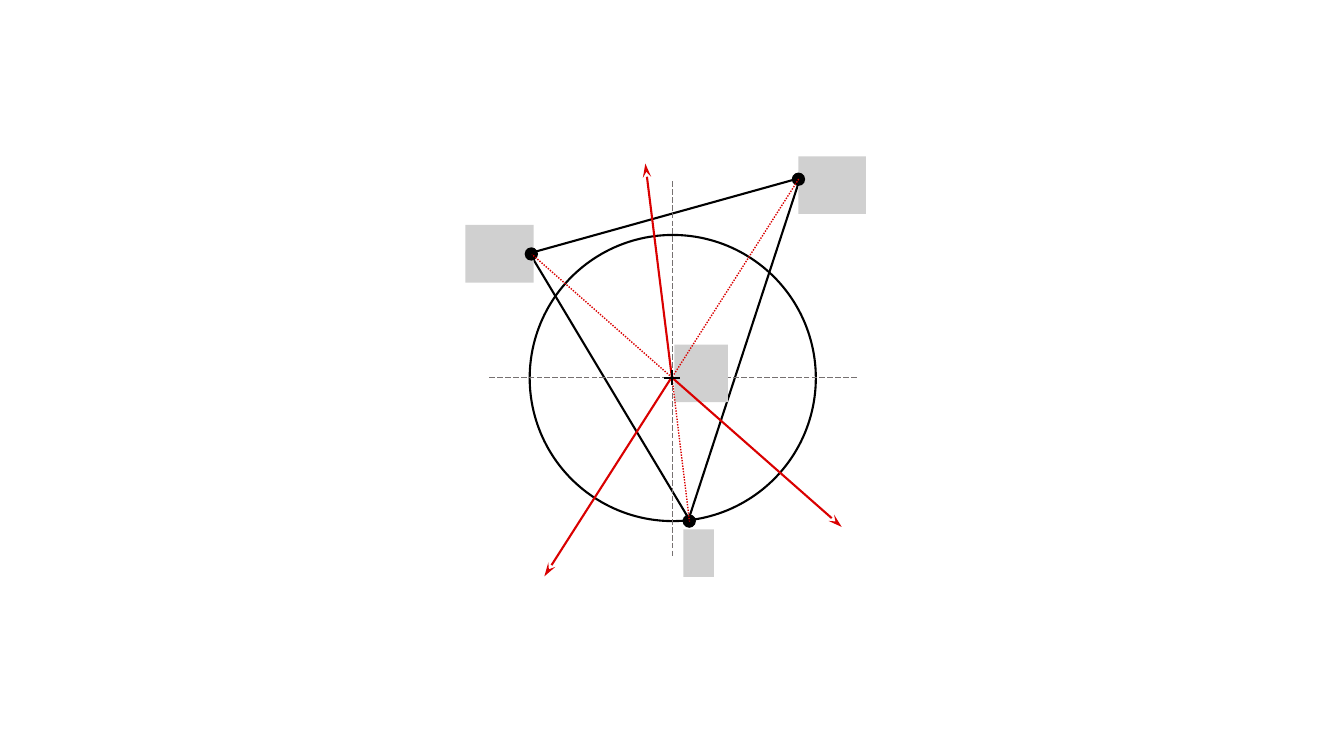
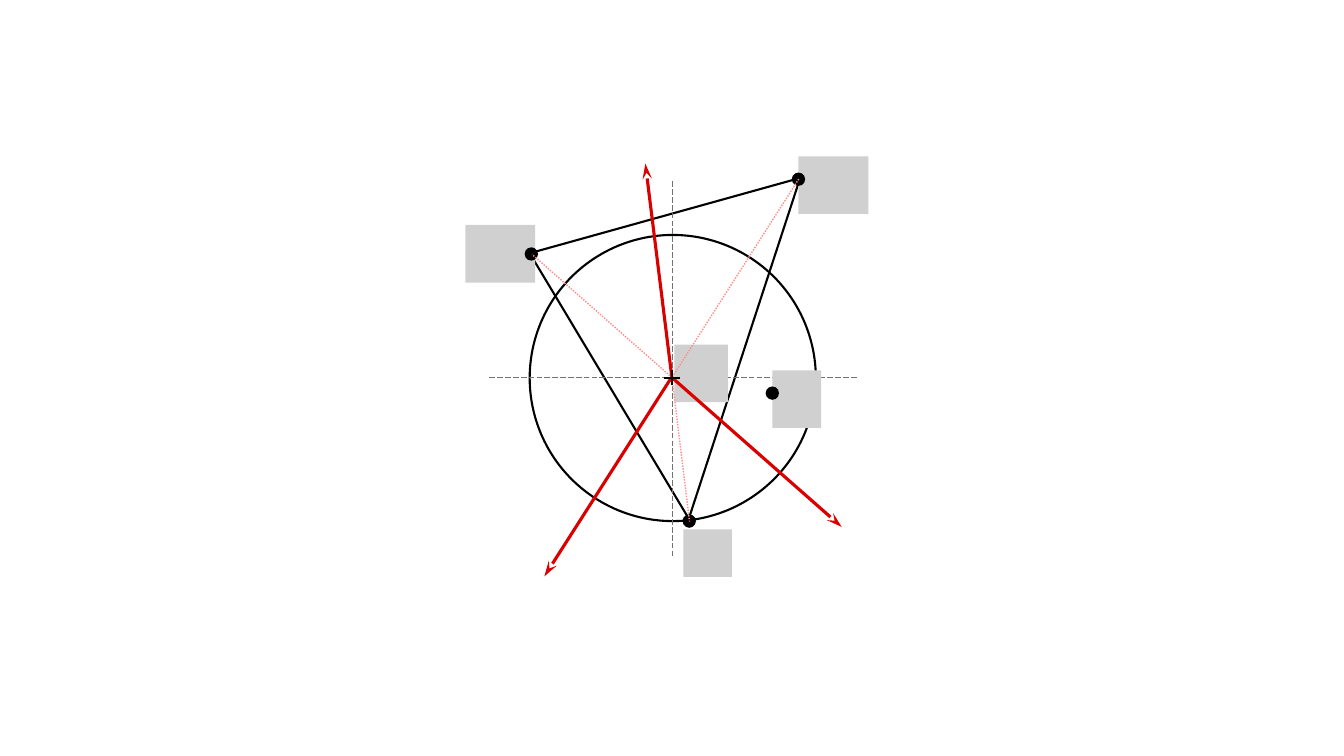
Before and after one commit to FabioTucciarone/forschungsprojekt-pumpen-demonstrator, a slide deck: slide 3 of report/Grafiken.pptx. Drawn at 1344x756 pixels with LibreOffice and Linux fonts; fonts in the diff are those of the drawing; grey boxes stand for pictures. Boxes give left, top, right and bottom in pixels: in the first picture for what was removed or moved away, otherwise in the second. Text is boxed around its words. In the diff, an @@ line names an element or a change of style, - is before the commit and + after.

```diff
--- a/report/Grafiken.pptx
+++ b/report/Grafiken.pptx
@@ arrow (673, 378) - (645, 163): stroke #DA0000 1.5 pt to #DA0000 2.25 pt @@
@@ line (799, 179) - (673, 377): stroke #DA0000 1 pt dashed to #FF8B8B 1 pt dashed @@
@@ line (673, 377) - (532, 254): stroke #DA0000 1 pt dashed to #FF8B8B 1 pt dashed @@
@@ arrow (671, 378) - (544, 577): stroke #DA0000 1.5 pt to #DA0000 2.25 pt @@
@@ line (673, 377) - (690, 521): stroke #DA0000 1 pt dashed to #FF8B8B 1 pt dashed @@
@@ arrow (673, 378) - (842, 527): stroke #DA0000 1.5 pt to #DA0000 2.25 pt @@
@@ ellipse added at bbox=[766, 387, 778, 399], fill #000000, outline #000000 1 pt @@
@@ picture added at bbox=[772, 370, 821, 427] @@
@@ picture: place and size @@
-picture at bbox=[684, 529, 714, 577]
+picture at bbox=[684, 529, 732, 577]
```
Also in this commit, not shown: 2 other slides changed.
